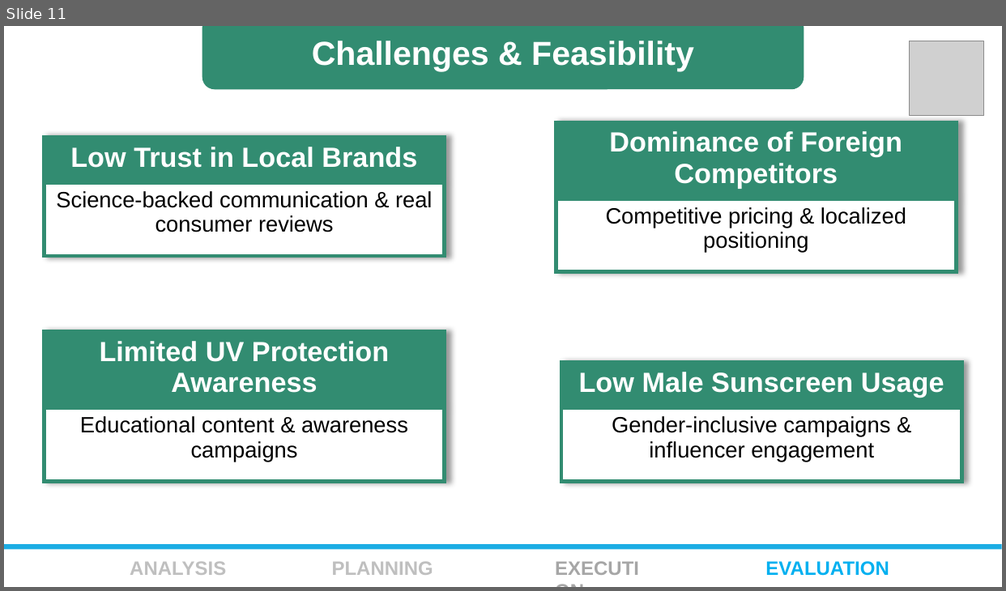
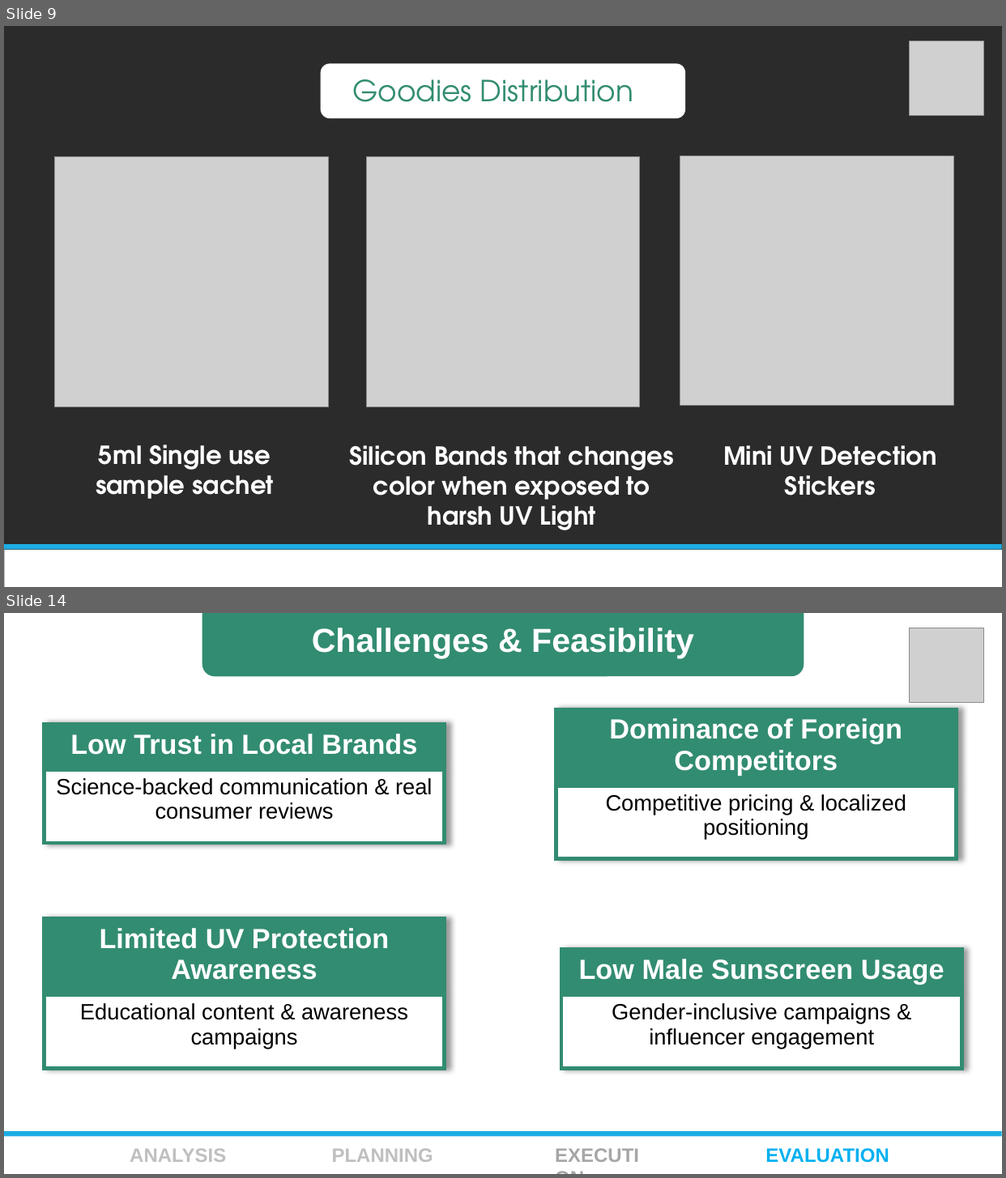
Before and after one commit to shohan12727/Business-Case, a slide deck: SkinCafeSunFunday/Skin-Cafe-Solution.pptx. Shown one above the other, each under a label of ours: slide 11 before the commit, slides 9 and 14 after it; the slides between them are not shown. The pictures are 1006x591 and 1006x1178 pixels, drawn with LibreOffice and Linux fonts; fonts in the diff are those of the drawing; grey boxes stand for pictures; background and template pictures are left out; a plain dark background stands for a picture behind light text. Boxes give left, top, right and bottom in pixels: in the first picture for what was removed or moved away, otherwise in the second. Text is boxed around its words. In the diff, an @@ line names an element or a change of style, - is before the commit and + after.

```diff
--- a/SkinCafeSunFunday/Skin-Cafe-Solution.pptx
+++ b/SkinCafeSunFunday/Skin-Cafe-Solution.pptx
@@ slide 9 added at (4,26,1002,587), background picture (left out); not listed: 1 template element that a slide beside it also shows @@
@@ picture added at (909,41,983,116) @@
@@ rounded rectangle added at (321,64,685,119), fill #FFFFFF @@
@@ text added at (352,79,634,102), 21 pt, text #328B71 @@
+Goodies Distribution
@@ picture added at (55,156,328,406) @@
@@ picture added at (366,156,640,406) @@
@@ picture added at (680,156,954,405) @@
@@ text added at (96,445,274,499), 18 pt, text #FFFFFF, bold @@
+5ml Single use sample sachet
@@ text added at (349,446,674,531), 18 pt, text #FFFFFF, bold @@
+Silicon Bands that changes color when exposed to harsh UV Light
@@ text added at (723,446,936,496), 18 pt, text #FFFFFF, bold @@
+Mini UV Detection Stickers
@@ rectangle added at (4,550,1002,587), fill #FFFFFF @@
@@ what was slide 11 is now slide 14 @@
```
Also in this commit, not shown: 4 slides changed, 4 other slides added, 2 slides removed, 4 other files.
